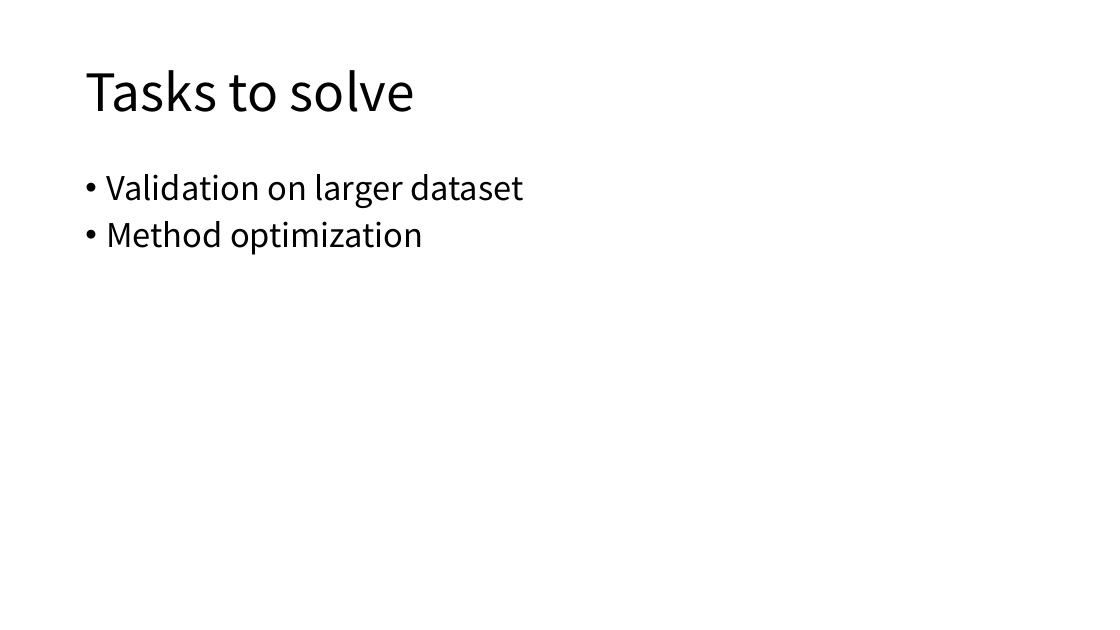
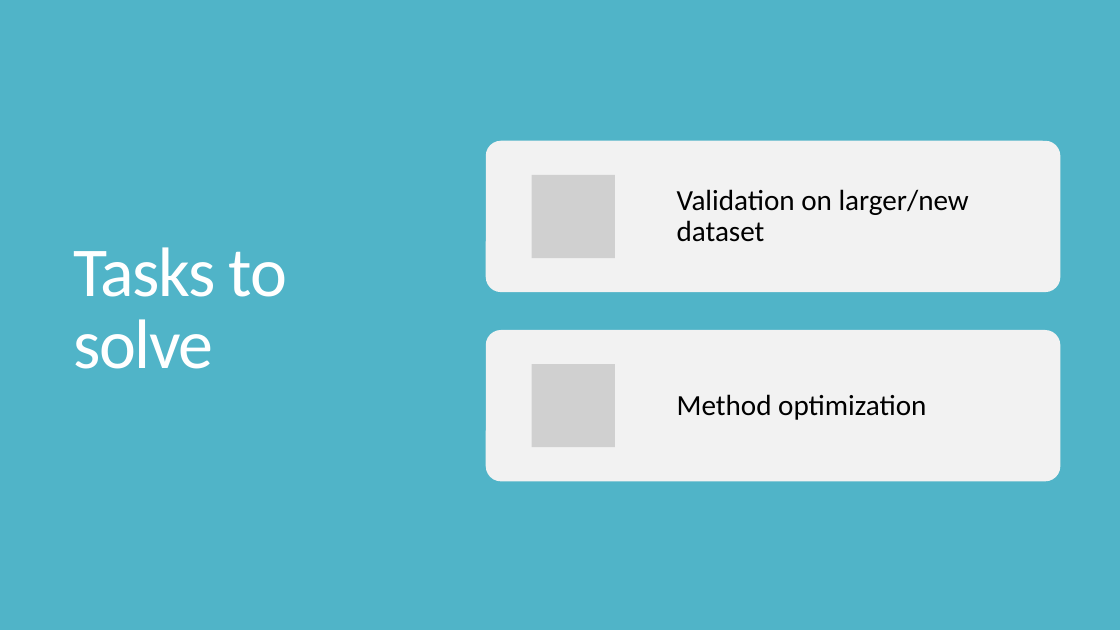
Before and after one commit to XiminHu/mass-suite, a slide deck: slide 20 of doc/20200619 Capstone-Second phase update.pptx (slide 21 before the commit). Drawn at 1120x630 pixels with LibreOffice and Linux fonts; fonts in the diff are those of the drawing; grey boxes stand for pictures. Boxes give left, top, right and bottom in pixels: in the first picture for what was removed or moved away, otherwise in the second. Text is boxed around its words. In the diff, an @@ line names an element or a change of style, - is before the commit and + after.

```diff
--- a/doc/20200619 Capstone-Second phase update.pptx
+++ b/doc/20200619 Capstone-Second phase update.pptx
@@ background #FFFFFF to #50B4C8 @@
@@ title "Tasks to solve": place and size @@
-title "Tasks to solve" at [85, 70, 415, 112]
+title "Tasks to solve" at [73, 247, 287, 369]
@@ title "Tasks to solve" at [73, 247, 287, 369]: size 44 to 60 pt, font Noto Sans CJK SC to Calibri, text colour #000000 to #FFFFFF, letter spacing 0 to -1.2 pt; line spacing 0.9 to 0.85 @@
@@ text removed at [106, 174, 523, 255] @@
-• Validation on larger dataset
-• Method optimization
@@ group added at [486, 141, 1060, 481]: 2 rounded rectangles, 2 pictures, 2 texts @@
+Validation on larger/new dataset
+Method optimization
```
Also in this commit, not shown: 9 other slides changed, 9 slides added, 10 slides removed, 6 other files.
